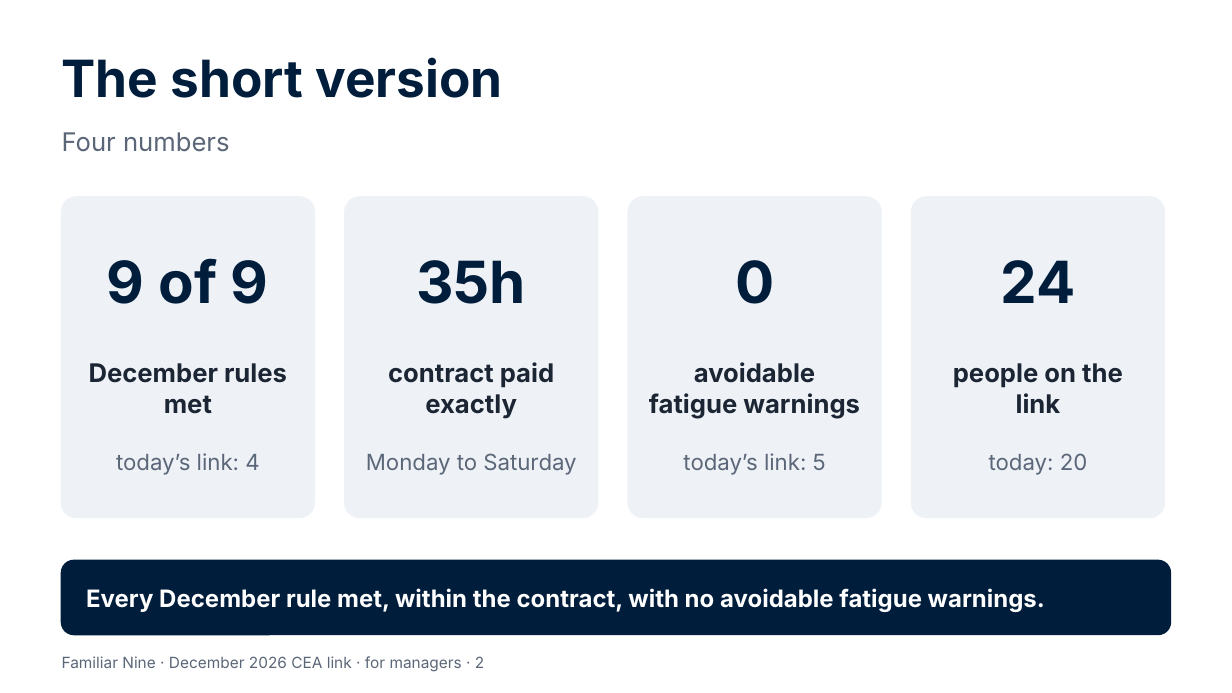
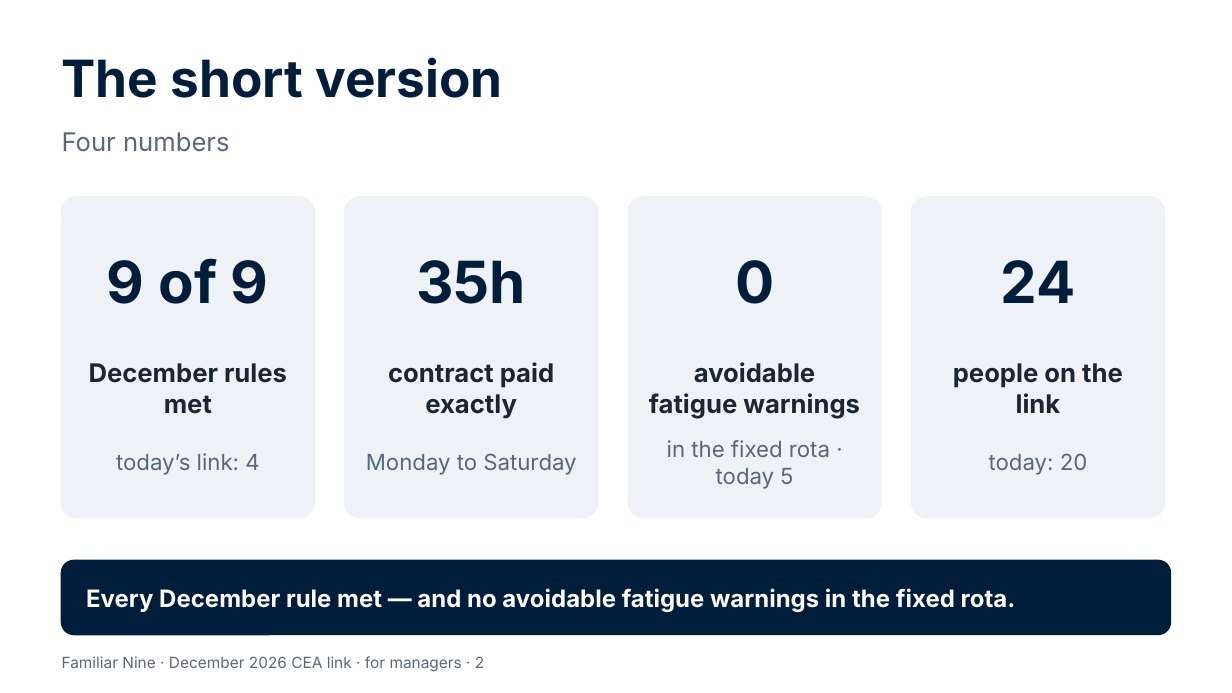
Before and after one commit to Garethdavidmiller/roster-app, a slide deck: slide 2 of docs/proposals/presentations/Familiar-Nine-for-managers.pptx. Drawn at 1232x693 pixels with LibreOffice and Linux fonts; fonts in the diff are those of the drawing. Boxes give left, top, right and bottom in pixels: in the first picture for what was removed or moved away, otherwise in the second. Text is boxed around its words. In the diff, an @@ line names an element or a change of style, - is before the commit and + after.

```diff
--- a/docs/proposals/presentations/Familiar-Nine-for-managers.pptx
+++ b/docs/proposals/presentations/Familiar-Nine-for-managers.pptx
@@ text at box(667, 440, 830, 489): text changed @@
-today’s link: 5
+in the fixed rota · today 5
@@ text at box(86, 588, 1016, 612): text changed @@
-Every December rule met, within the contract, with no avoidable fatigue warnings.
+Every December rule met — and no avoidable fatigue warnings in the fixed rota.
```
Also in this commit, not shown: 3 other slides changed, 19 other files.
